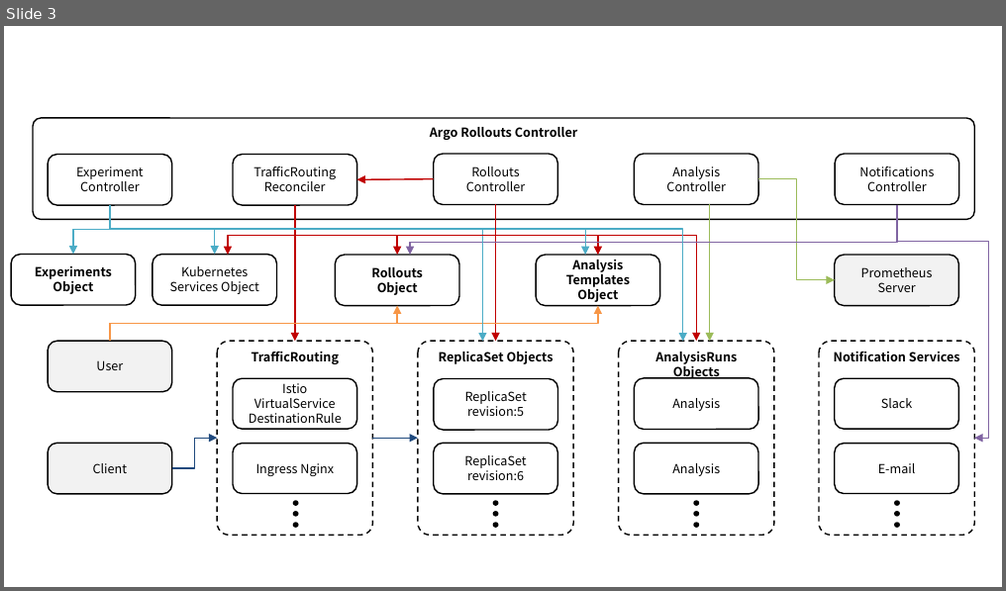
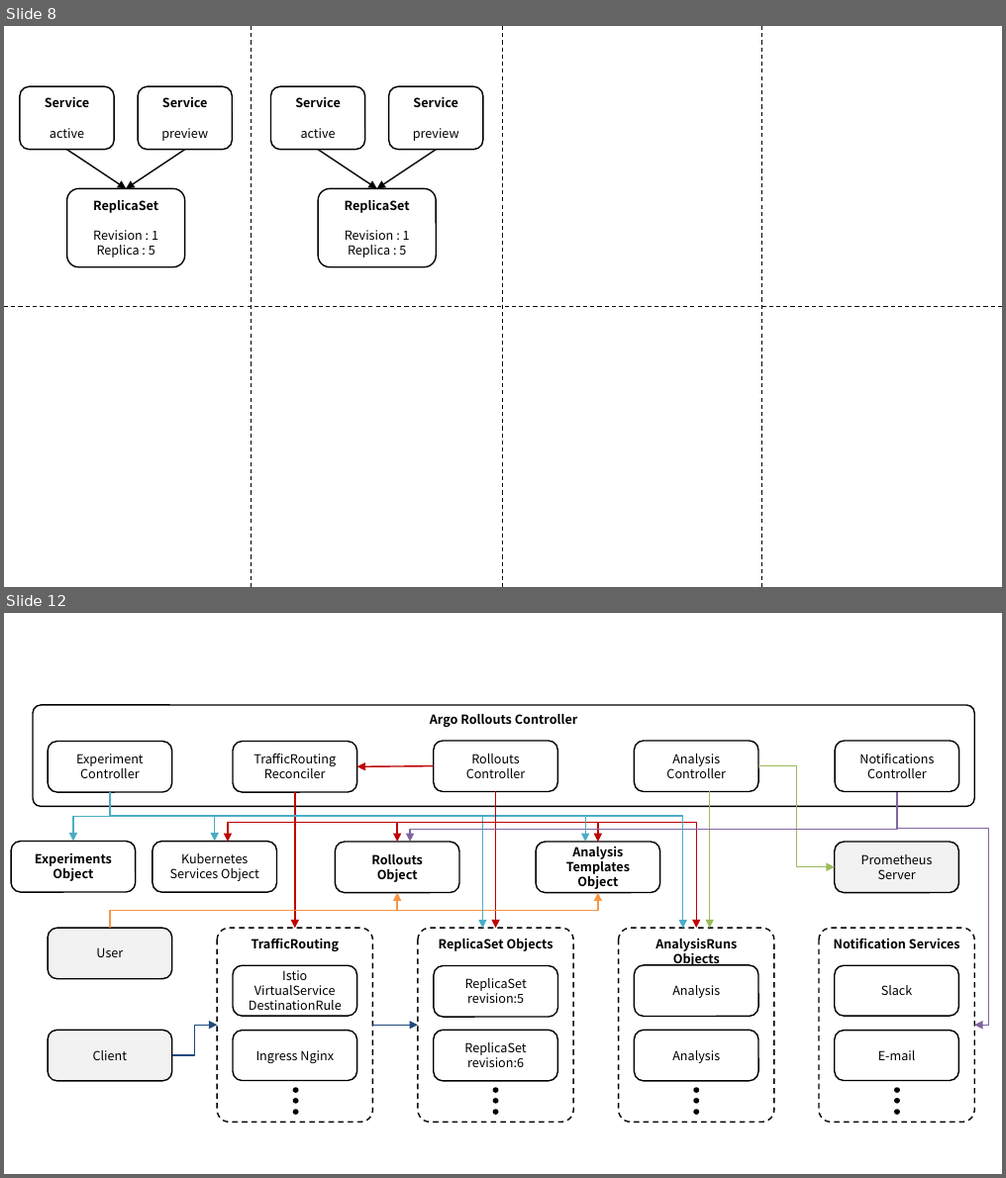
Before and after one commit to ssup2/blog-software, a slide deck: content/docs/theory-analysis/argo-rollouts/images/images.pptx. Shown one above the other, each under a label of ours: slide 3 before the commit, slides 8 and 12 after it; the slides between them are not shown. The pictures are 1006x591 and 1006x1178 pixels, drawn with LibreOffice and Linux fonts; fonts in the diff are those of the drawing. Boxes give left, top, right and bottom in pixels: in the first picture for what was removed or moved away, otherwise in the second. Text is boxed around its words. In the diff, an @@ line names an element or a change of style, - is before the commit and + after.

```diff
--- a/content/docs/theory-analysis/argo-rollouts/images/images.pptx
+++ b/content/docs/theory-analysis/argo-rollouts/images/images.pptx
@@ slide 8 added at <box>4,26,1002,587</box>, background #FFFFFF @@
@@ line added from (252, 26) to (252, 586), #000000 0.75 pt dashed @@
@@ line added from (503, 26) to (503, 586), #000000 0.75 pt dashed @@
@@ line added from (762, 26) to (762, 586), #000000 0.75 pt dashed @@
@@ rounded rectangle added at <box>20,86,114,150</box>, fill #FFFFFF, outline #000000 1 pt, 9 pt, text #000000, bold @@
+Service
+active
@@ rounded rectangle added at <box>138,86,232,150</box>, fill #FFFFFF, outline #000000 1 pt, 9 pt, text #000000, bold @@
+Service
+preview
@@ rounded rectangle added at <box>270,86,364,150</box>, fill #FFFFFF, outline #000000 1 pt, 9 pt, text #000000, bold @@
+Service
+active
@@ rounded rectangle added at <box>389,86,483,150</box>, fill #FFFFFF, outline #000000 1 pt, 9 pt, text #000000, bold @@
+Service
+preview
@@ arrow added from (67, 150) to (126, 188), #000000 1 pt @@
@@ arrow added from (184, 150) to (126, 188), #000000 1 pt @@
@@ arrow added from (319, 150) to (377, 188), #000000 1 pt @@
@@ arrow added from (436, 150) to (377, 188), #000000 1 pt @@
@@ rounded rectangle added at <box>67,188,184,268</box>, fill #FFFFFF, outline #000000 1 pt, 9 pt, text #000000 @@
+ReplicaSet
+Revision : 1
+Replica : 5
@@ rounded rectangle added at <box>319,188,436,268</box>, fill #FFFFFF, outline #000000 1 pt, 9 pt, text #000000 @@
+ReplicaSet
+Revision : 1
+Replica : 5
@@ line added from (4, 306) to (1002, 306), #000000 0.75 pt dashed @@
@@ what was slide 3 is now slide 12 @@
```
Also in this commit, not shown: 1 slide changed, 9 other slides added, 1 other file.
